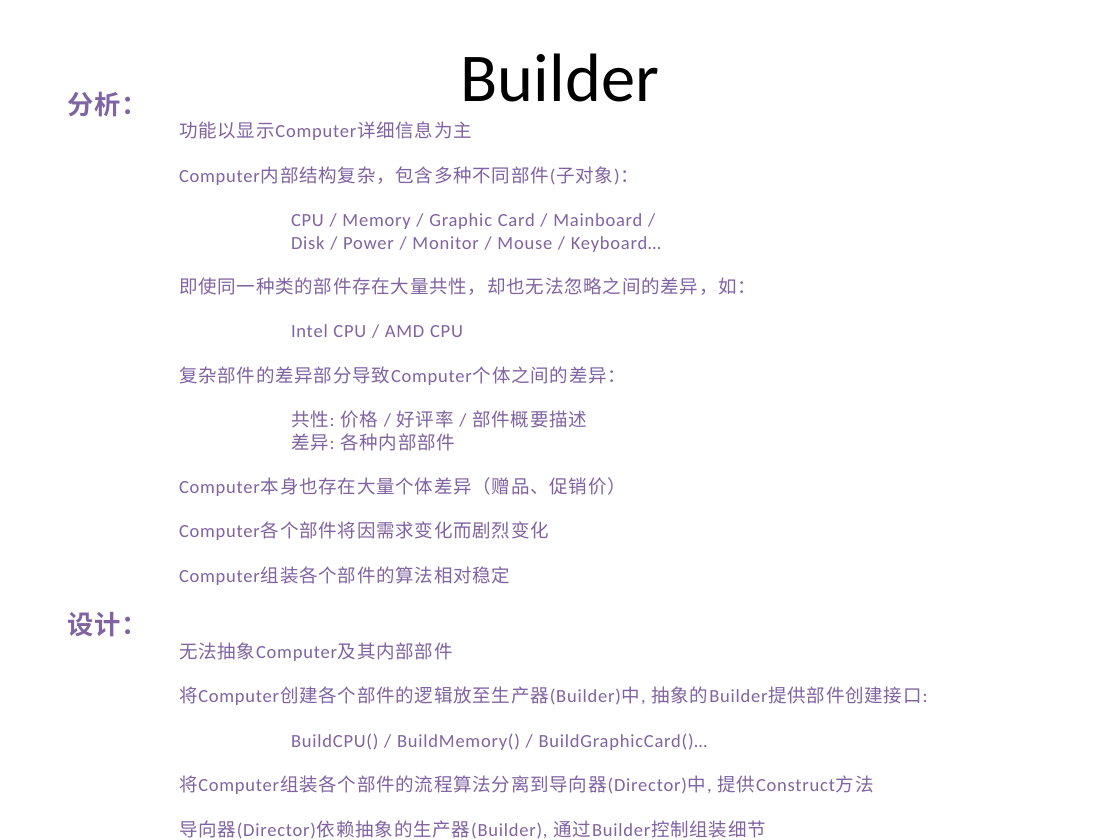
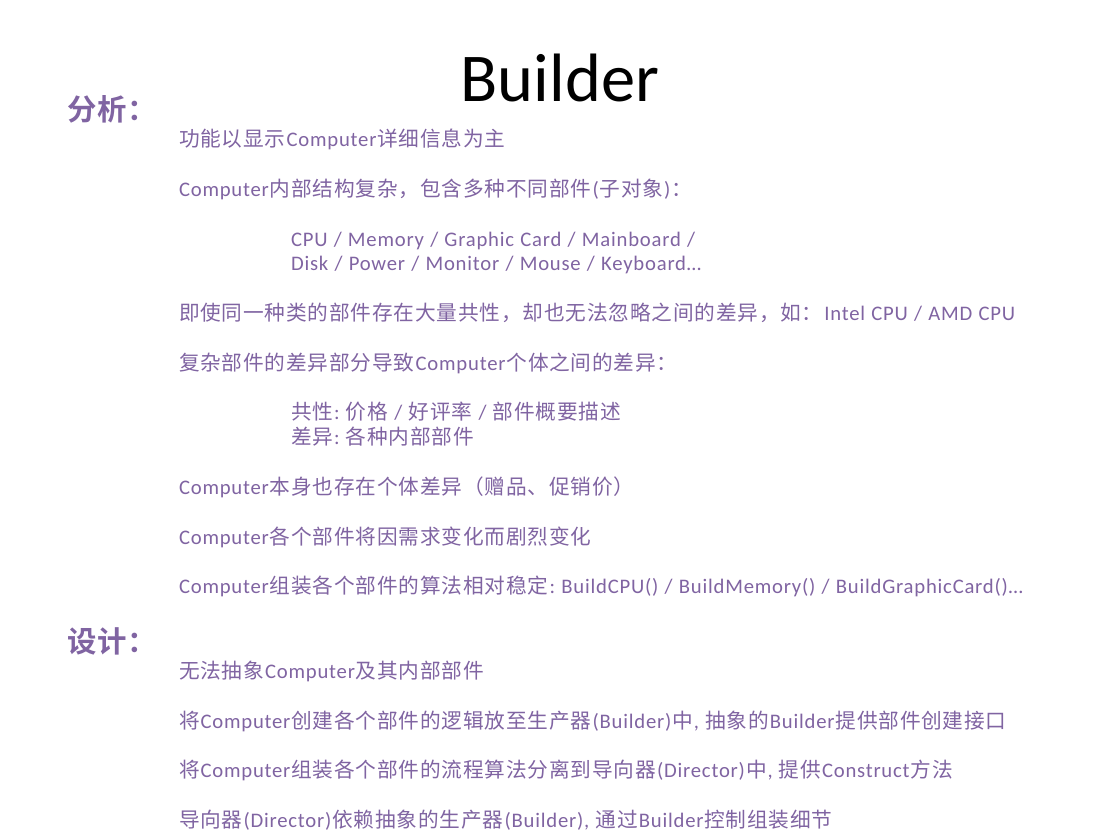
Before and after one commit to PlumpMath/DesignPattern-956, a slide deck: slide 7 of _Doc/DesignPattern.P2.Creational(Builder).pptx. Drawn at 1120x840 pixels with LibreOffice and Linux fonts; fonts in the diff are those of the drawing. Boxes give left, top, right and bottom in pixels: in the first picture for what was removed or moved away, otherwise in the second. Text is boxed around its words. In the diff, an @@ line names an element or a change of style, - is before the commit and + after.

Commit message:
Updated Builder PPT & Code.

```diff
--- a/_Doc/DesignPattern.P2.Creational(Builder).pptx
+++ b/_Doc/DesignPattern.P2.Creational(Builder).pptx
@@ text at [67, 95, 953, 830]: size 16.9 to 18.9 pt in "分析：", "设计："; size 11.9 to 13.3 pt in "功能以显示Computer详细信息为主", "Computer内部结构复杂，包含多种不同部件(子对象)：", "CPU / Memory / Graphic Card / ...", "Disk / Power / Monitor / Mouse ..." and 8 more places @@
@@ text at [179, 302, 1016, 322]: text changed; size 11.9 to 13.3 pt @@
-即使同一种类的部件存在大量共性，却也无法忽略之间的差异，如：
-Intel CPU / AMD CPU
+即使同一种类的部件存在大量共性，却也无法忽略之间的差异，如：Intel CPU / AMD CPU
@@ text at [179, 477, 634, 498]: text changed; size 11.9 to 13.3 pt @@
-Computer本身也存在大量个体差异（赠品、促销价）
+Computer本身也存在个体差异（赠品、促销价）
@@ text at [179, 576, 1023, 597]: text changed; size 11.9 to 13.3 pt @@
-Computer组装各个部件的算法相对稳定
+Computer组装各个部件的算法相对稳定: BuildCPU() / BuildMemory() / BuildGraphicCard()…
@@ text at [179, 710, 1006, 732]: text changed; size 11.9 to 13.3 pt @@
-将Computer创建各个部件的逻辑放至生产器(Builder)中, 抽象的Builder提供部件创建接口:
-BuildCPU() / BuildMemory() / BuildGraphicCard()…
+将Computer创建各个部件的逻辑放至生产器(Builder)中, 抽象的Builder提供部件创建接口
```
Also in this commit, not shown: 1 other slide changed, 2 other files.
